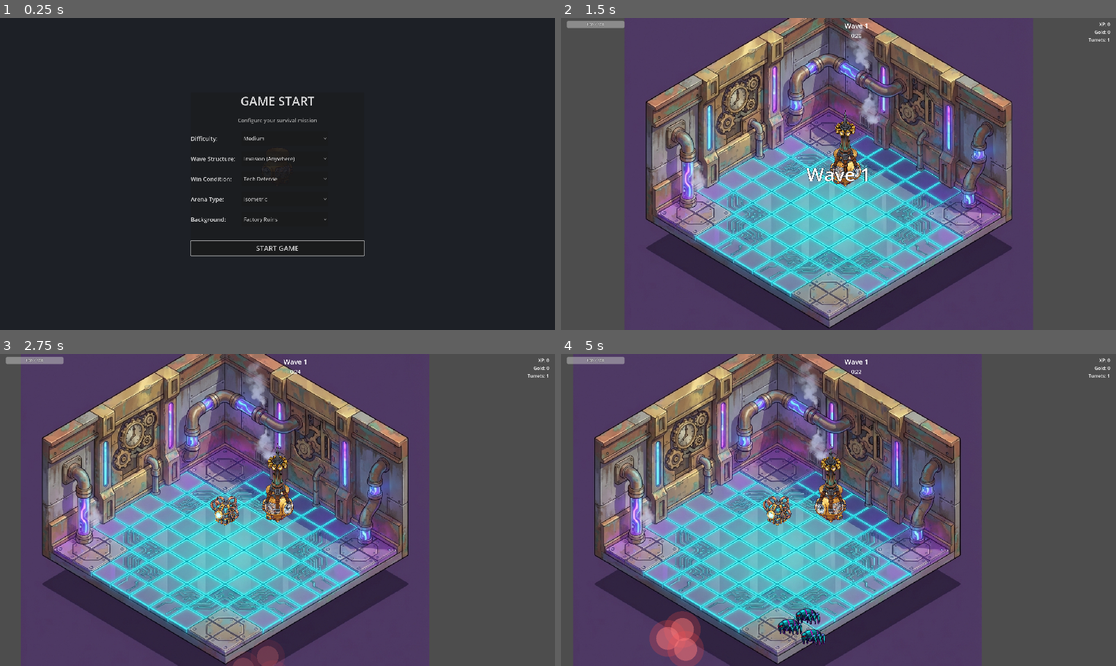
Above: before the commit, frames 1-4 (two rows, left to right).
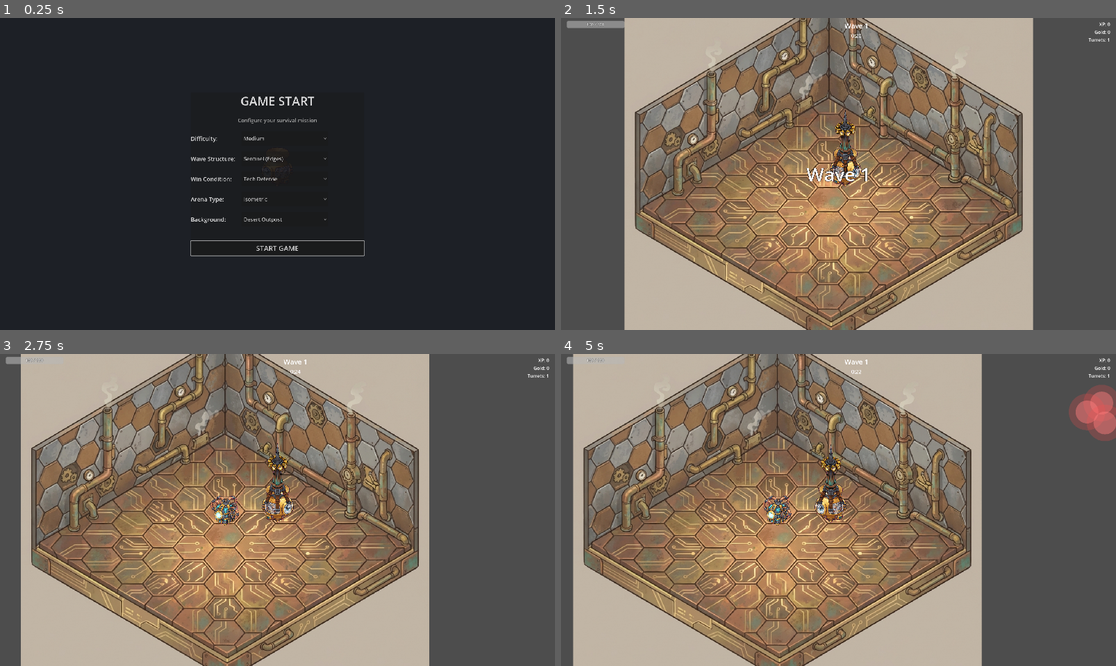
Above: after the commit, the same moments.

Repository: arebolledo2/turret-game
Game: Godot game, scene res://scenes/main.tscn
The game is run twice, just before and just after one commit, with the same random seed, the same clock (stepped at 60 frames per second) and the same inputs.
Inputs (mouse positions are in pixels of both pictures, inside the frame that each line leads up to):
- Up to frame 1 (0.25 s): no input
- Up to frame 2 (1.5 s): click "START GAME" at 0.5 s; tap Enter at 1.25 s; move the mouse to (960, 158) at 1.27 s; hold D (move_right) from 1.28 s (still down); tap F (pickup_turret) at 1.35 s; click (960, 158) at 1.42 s
- Up to frame 3 (2.75 s): release D (move_right) at 2 s; drag from (166, 525) to (288, 510) at 2.02 s
- Up to frame 4 (5 s): move the mouse to (894, 441) at 2.77 s; hold D (move_right) 2.78-3.5 s; hold Shift 2.78-3.5 s; drag from (810, 572) to (849, 510) at 3.52 s; move the mouse to (1005, 556) at 4.27 s; hold A (move_left) from 4.28 s (still down); tap Ctrl at 4.35 s

The runs differ from the first frame. In frame 1, 0.1% of the frame differs, in the area x 43-54%, y 44-66%; in frame 2, 71%; in frame 3, 70%; in frame 4, 72%, in the area x 2-100%, y 0-100%.

Commit message:
feat: introduce core game constants, game mode definitions, item/turret registries, and initial UI/tests

Diff:
--- a/scripts/data/game_constants.gd
+++ b/scripts/data/game_constants.gd
@@ -69,7 +69,7 @@
 const BETWEEN_WAVE_PAUSE: float = 0.5
 const WAVE_BASE_DURATION: float = 25.0 # wave 1
 const WAVE_DURATION_INCREMENT: float = 4.0 # per wave
-const WAVE_BASE_ENEMY_COUNT: int = 10
+const WAVE_BASE_ENEMY_COUNT: int = 12
 const WAVE_ENEMY_INCREMENT: int = 4
 
 # Wave duration scaling (non-linear curve)
@@ -83,7 +83,7 @@
 # =============================================================================
 # ECONOMY
 # =============================================================================
-const STARTING_GOLD: int = 0
+const STARTING_GOLD: int = 20
 const GOLD_PER_ENEMY: int = 1
 const GOLD_WAVE_BONUS_BASE: int = 0
 const SHOP_OFFER_COUNT: int = 4
--- a/scripts/registries/game_mode_registry.gd
+++ b/scripts/registries/game_mode_registry.gd
@@ -8,13 +8,13 @@
 	GameEnums.GameMode.SENTINEL: {
 		"name": "Sentinel",
 		"description": "Enemies spawn near the arena edges.",
-		"group": "spawn_location"
+		"group": "spawn_location",
+		"is_default": true
 	},
 	GameEnums.GameMode.INVASION: {
 		"name": "Invasion",
 		"description": "Enemies can spawn anywhere in the arena.",
-		"group": "spawn_location",
-		"is_default": true
+		"group": "spawn_location"
 	},
 	# Win condition modes
 	GameEnums.GameMode.SURVIVAL: {
--- a/scripts/registries/item_registry.gd
+++ b/scripts/registries/item_registry.gd
@@ -41,12 +41,12 @@
 }
 
 const BASE_PRICES: Dictionary = {
-	GameEnums.ItemRarity.COMMON: 40,
-	GameEnums.ItemRarity.UNCOMMON: 70,
-	GameEnums.ItemRarity.RARE: 110,
-	GameEnums.ItemRarity.EPIC: 160,
-	GameEnums.ItemRarity.LEGENDARY: 240,
-	GameEnums.ItemRarity.UNIQUE: 350,
+	GameEnums.ItemRarity.COMMON: 20,
+	GameEnums.ItemRarity.UNCOMMON: 35,
+	GameEnums.ItemRarity.RARE: 55,
+	GameEnums.ItemRarity.EPIC: 80,
+	GameEnums.ItemRarity.LEGENDARY: 120,
+	GameEnums.ItemRarity.UNIQUE: 175,
 }
 
 # Cached item dictionaries (lazy loaded)
@@ -148,7 +148,7 @@
 static func is_at_max_stacks(item_id: String, item_counts: Dictionary) -> bool:
 	var max_stacks := get_max_stacks(item_id)
 	if max_stacks == 0:
-		return false  # Unlimited stacking
+		return false # Unlimited stacking
 	var current_count := item_counts.get(item_id, 0) as int
 	return current_count >= max_stacks
 
--- a/scripts/registries/turret_registry.gd
+++ b/scripts/registries/turret_registry.gd
@@ -15,12 +15,12 @@
 
 # Base prices for turret types
 const BASE_PRICES: Dictionary = {
-	"normal": 16,
-	"sniper": 37,
-	"fire": 26,
-	"plasma": 32,
-	"shock": 29,
-	"tesla": 35,
+	"normal": 8,
+	"sniper": 18,
+	"fire": 13,
+	"plasma": 16,
+	"shock": 14,
+	"tesla": 17,
 }
 
 const TYPES: Dictionary = {
--- a/scripts/ui/start_settings.gd
+++ b/scripts/ui/start_settings.gd
@@ -52,8 +52,8 @@
 		spawn_dropdown.clear()
 		spawn_dropdown.add_item("Sentinel (Edges)", GameEnums.GameMode.SENTINEL)
 		spawn_dropdown.add_item("Invasion (Anywhere)", GameEnums.GameMode.INVASION)
-		# Default to Invasion
-		spawn_dropdown.select(1)
+		# Default to Sentinel
+		spawn_dropdown.select(0)
 
 	# Game Mode (Win Condition) Options
 	if mode_dropdown:
@@ -79,8 +79,8 @@
 		bg_dropdown.clear()
 		bg_dropdown.add_item("Factory Ruins", 0)
 		bg_dropdown.add_item("Desert Outpost", 1)
-		# Default to first
-		bg_dropdown.select(0)
+		# Default to Desert Outpost
+		bg_dropdown.select(1)
 		# Initially visible only if isometric is selected (which is default)
 		bg_dropdown.disabled = false
 
--- a/tests/unit/test_economy_service.gd
+++ b/tests/unit/test_economy_service.gd
@@ -32,7 +32,7 @@
 
 
 func test_reset_state_clears_shop_offers():
-	economy_service.current_shop_offers = [{"type": "turret"}]
+	economy_service.current_shop_offers = [ {"type": "turret"}]
 	economy_service.reset_state()
 	assert_eq(economy_service.current_shop_offers.size(), 0,
 		"Reset should clear shop offers")
@@ -73,7 +73,7 @@
 
 func test_add_gold_rounds_down():
 	economy_service.total_gold = 100
-	economy_service.add_gold(10, 1.25)  # 10 * 1.25 = 12.5
+	economy_service.add_gold(10, 1.25) # 10 * 1.25 = 12.5
 	assert_eq(economy_service.total_gold, 112,
 		"Should round down to 12 gold (int)")
 
@@ -160,8 +160,8 @@
 
 func test_get_wave_gold_bonus_wave_1():
 	var bonus = economy_service.get_wave_gold_bonus(1, 1.0)
-	var expected = GameConstants.GOLD_WAVE_BONUS_BASE
-	assert_eq(bonus, expected,
+	var expected_val = GameConstants.GOLD_WAVE_BONUS_BASE
+	assert_eq(bonus, expected_val,
 		"Wave 1 should get base bonus")
 
 
--- a/tests/unit/test_game_state.gd
+++ b/tests/unit/test_game_state.gd
@@ -140,7 +140,7 @@
 	game_state.current_difficulty = GameEnums.Difficulty.EASY
 	var count = game_state.get_wave_enemy_count(1)
 
-	var expected = int(GameConstants.WAVE_BASE_ENEMY_COUNT * 1.0)  # Easy mult is 1.0
+	var expected = int(GameConstants.WAVE_BASE_ENEMY_COUNT * 1.0) # Easy mult is 1.0
 	assert_eq(count, expected, "Wave 1 Easy should have base enemy count")
 
 
@@ -168,7 +168,7 @@
 	game_state.current_difficulty = GameEnums.Difficulty.EASY
 	var wave = 5
 	var base = GameConstants.WAVE_BASE_ENEMY_COUNT + (wave - 1) * GameConstants.WAVE_ENEMY_INCREMENT
-	var expected = int(base * 1.0)  # Easy mult
+	var expected = int(base * 1.0) # Easy mult
 	var actual = game_state.get_wave_enemy_count(wave)
 
 	assert_eq(actual, expected, "Enemy count formula: (base + increment) * difficulty_mult")
@@ -302,7 +302,7 @@
 	game_state.current_difficulty = GameEnums.Difficulty.EASY
 	var health = game_state.get_player_max_health()
 
-	var expected = GameConstants.PLAYER_BASE_MAX_HEALTH * 1.0  # Easy mult
+	var expected = GameConstants.PLAYER_BASE_MAX_HEALTH * 1.0 # Easy mult
 	assert_eq(health, expected, "Base player health with no modifiers")
 
 
